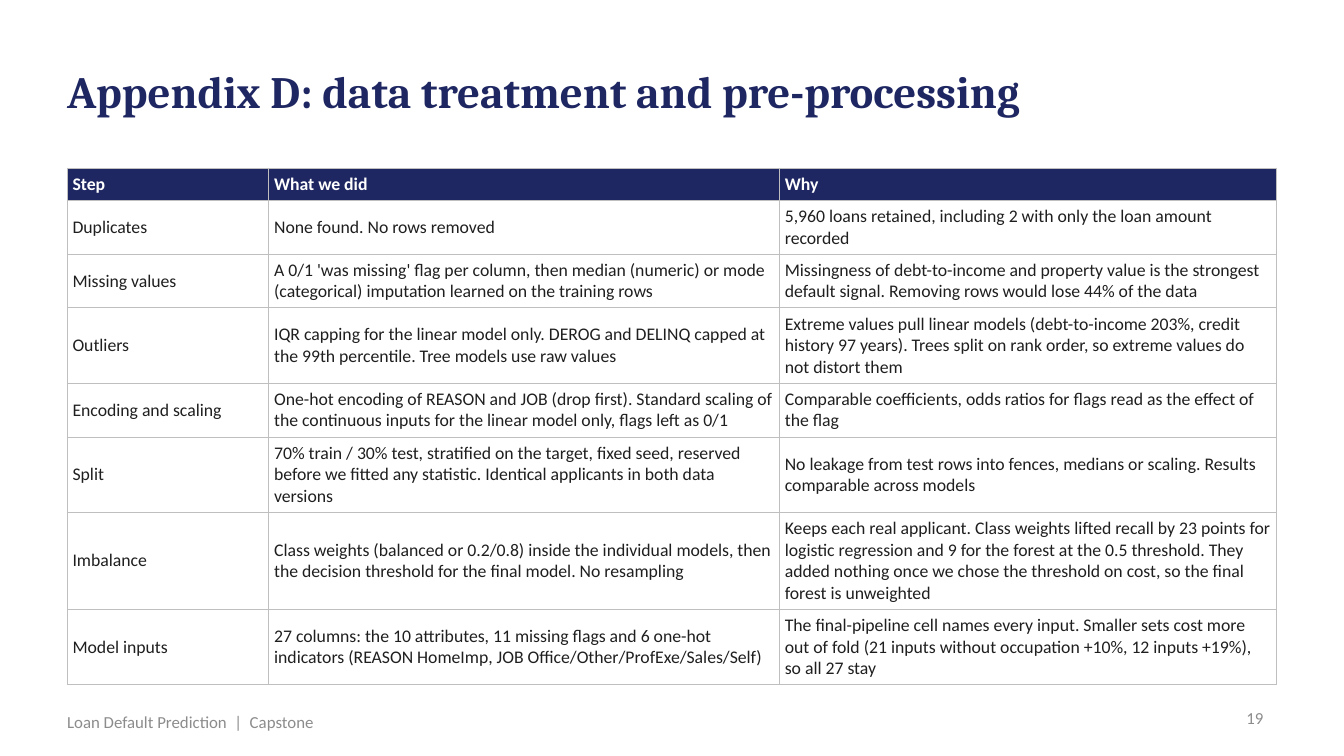
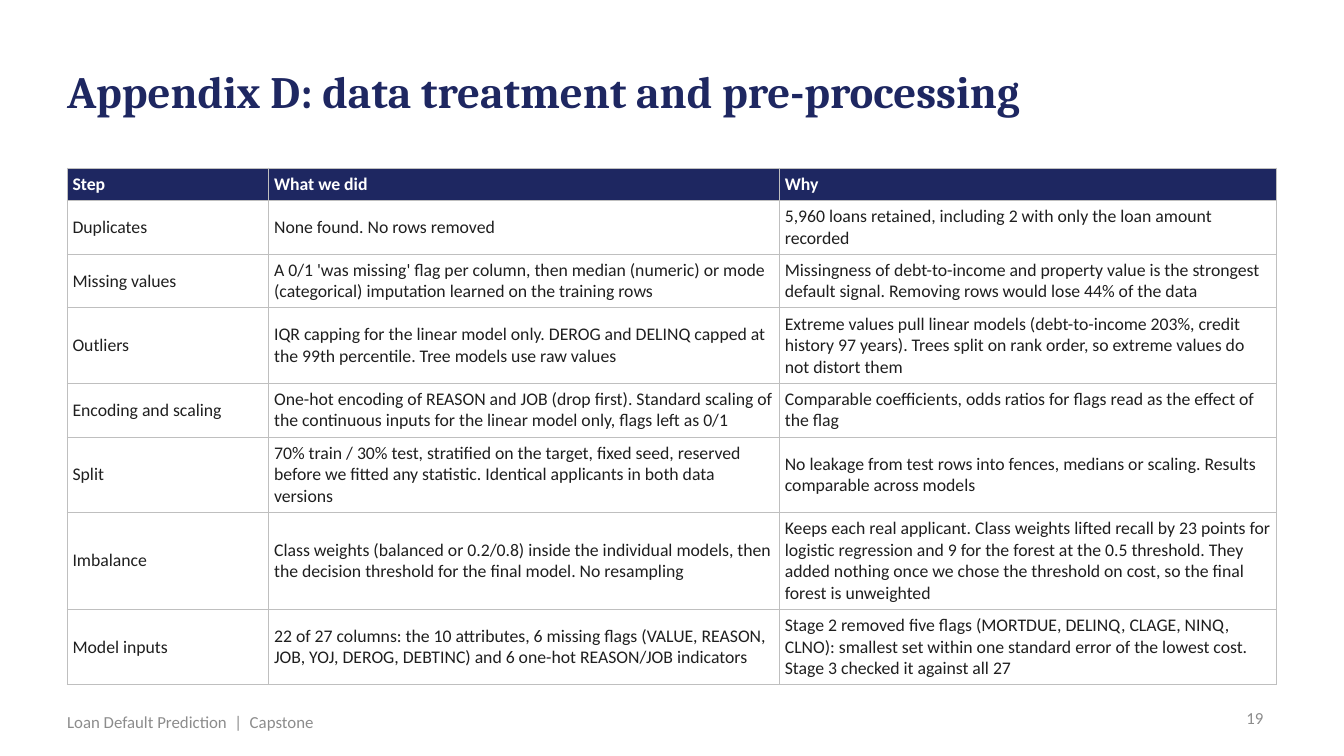
Before and after one commit to shubham1891/Personal-code, a slide deck: slide 19 of presentation/Loan_Default_Prediction_Presentation.pptx. Drawn at 1344x756 pixels with LibreOffice and Linux fonts; fonts in the diff are those of the drawing. Boxes give left, top, right and bottom in pixels: in the first picture for what was removed or moved away, otherwise in the second. Text is boxed around its words. In the diff, an @@ line names an element or a change of style, - is before the commit and + after.

```diff
--- a/presentation/Loan_Default_Prediction_Presentation.pptx
+++ b/presentation/Loan_Default_Prediction_Presentation.pptx
@@ table at [67,168,1277,681] @@
-row 8, column 2: 27 columns: the 10 attributes, 11 missing flags and 6 one-hot indicators (REASON HomeImp, JOB Office/Other/ProfExe/Sales/Self)
+row 8, column 2: 22 of 27 columns: the 10 attributes, 6 missing flags (VALUE, REASON, JOB, YOJ, DEROG, DEBTINC) and 6 one-hot REASON/JOB indicators
-row 8, column 3: The final-pipeline cell names every input. Smaller sets cost more out of fold (21 inputs without occupation +10%, 12 inputs +19%), so all 27 stay
+row 8, column 3: Stage 2 removed five flags (MORTDUE, DELINQ, CLAGE, NINQ, CLNO): smallest set within one standard error of the lowest cost. Stage 3 checked it against all 27
```
Also in this commit, not shown: 12 other slides changed, 15 other files.
